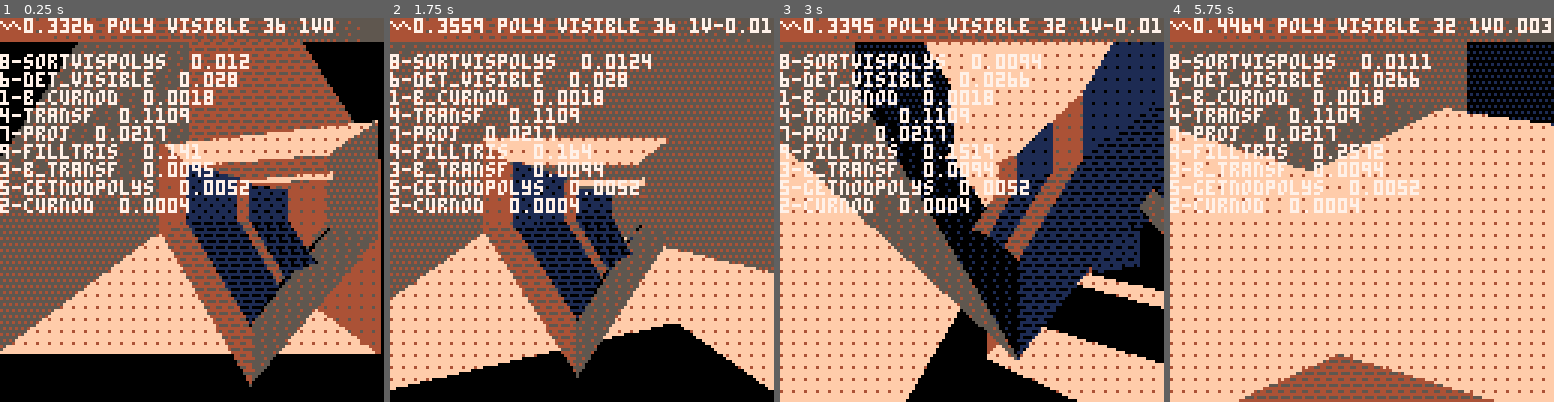
Above: before the commit, frames 1-4 (left to right).
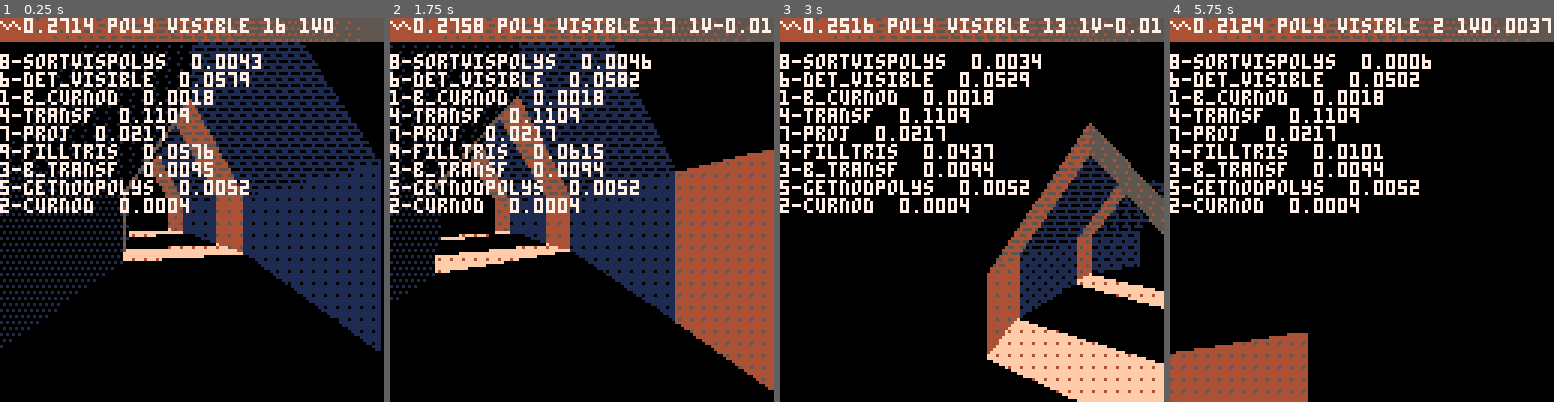
Above: after the commit, the same moments.

Repository: yourykiki/pico8
Game: PICO-8 cartridge temple.p8
Two runs of this game, one before a commit and one after it. Both use one fixed random seed, a clock stepped at 60 frames per second and the inputs below.
Inputs:
- Up to frame 1 (0.25 s): no input
- Up to frame 2 (1.75 s): hold Right from 1.6 s (still down)
- Up to frame 3 (3 s): release Right at 2.1 s; hold Up 2.15-2.42 s; hold Right from 2.47 s (still down)
- Up to frame 4 (5.75 s): release Right at 3.03 s; hold Left 3.08-3.58 s; hold Down 3.63-3.97 s; hold Right 4.02-4.68 s; hold Up 4.73-5.03 s; hold Left 5.08-5.68 s; hold Down from 5.73 s (still down)

The runs differ from the first frame. In frame 1, 63% of the frame differs, in the area x 0-100%, y 0-97%; in frame 2, 68%; in frame 3, 55%; in frame 4, 83%, in the area x 0-100%, y 0-100%.

Commit message:
half clip back

Diff:
--- a/temple.p8
+++ b/temple.p8
@@ -329,11 +329,10 @@
     poly[5],--col
     i}--idx normal
 
-   local tclips={polyidx}
---todo    t_clip({0,0,1},
---    {0,0,1},v_view,polyidx)
+   local tclips=t_clip({0,0,1},
+    {0,0,1},v_view,polyidx)
    for t in all(tclips) do
-    -- add clipped triangle
+    -- add clipped polygon
     local z=(v_view[t[1]][3]
      +v_view[t[2]][3]
      +v_view[t[3]][3]
@@ -592,67 +591,69 @@
 end
 
 function t_clip(
- v_pln,v_nrm,v_view,triidx)
-
- local tri,v_in,v_out={
- v_view[triidx[1]],
- v_view[triidx[2]],
- v_view[triidx[3]]},
+ v_pln,v_nrm,v_view,polyidx)
+
+ local poly,v_in,v_out={
+ v_view[polyidx[1]],
+ v_view[polyidx[2]],
+ v_view[polyidx[3]],
+ v_view[polyidx[4]]
+ },
  {},{}
 
  local pdot,d=
   v_dot(v_nrm,v_pln),{}
- for i=1,3 do
-  d[i]=v_dot(v_nrm,tri[i])-pdot
+ for i=1,4 do
+  d[i]=v_dot(v_nrm,poly[i])-pdot
   if d[i]>0 then
    add(v_in,i)
   else
    add(v_out,i)
   end
  end
- if (#v_in==3) return {triidx}
- if #v_in==1 and #v_out==2 then
+ if (#v_in==4) return {polyidx}
+--f if #v_in==1 and #v_out==2 then
   --make a new tri with
   --inside point and
   --new points
-  local v1,v2=
-   v_intsec(v_pln,v_nrm,tri[v_in[1]],tri[v_out[1]]),
-   v_intsec(v_pln,v_nrm,tri[v_in[1]],tri[v_out[2]])
-  idx1=max_vrtx+nb_clip+1
-  idx2=idx1+1
-  v_view[idx1],v_view[idx2]=
-   v1,v2
-  nb_clip+=2
-  return {
-   {triidx[v_in[1]],
-   idx1,
-   idx2,
-   triidx[4],
-   triidx[5]}
-  }
- end
- if #v_in==2 and #v_out==1 then
-  local v1,v2=
-   v_intsec(v_pln,v_nrm,tri[v_in[1]],tri[v_out[1]]),
-   v_intsec(v_pln,v_nrm,tri[v_in[2]],tri[v_out[1]])
-  idx1=max_vrtx+nb_clip+1
-  idx2=idx1+1
-  v_view[idx1],v_view[idx2]=
-   v1,v2
-  nb_clip+=2
-  return {
-   {triidx[v_in[1]],
-   triidx[v_in[2]],
-   idx1,
-   triidx[4],
-   triidx[5]},
-   {triidx[v_in[2]],
-   idx1,
-   idx2,
-   triidx[4],
-   triidx[5]}
-  }
- end
+--f  local v1,v2=
+--f   v_intsec(v_pln,v_nrm,tri[v_in[1]],tri[v_out[1]]),
+--f   v_intsec(v_pln,v_nrm,tri[v_in[1]],tri[v_out[2]])
+--f  idx1=max_vrtx+nb_clip+1
+--f  idx2=idx1+1
+--f  v_view[idx1],v_view[idx2]=
+--f   v1,v2
+--f  nb_clip+=2
+--f  return {
+--f   {triidx[v_in[1]],
+--f   idx1,
+--f   idx2,
+--f   triidx[4],
+--f   triidx[5]}
+--f  }
+--f end
+--f if #v_in==2 and #v_out==1 then
+--f  local v1,v2=
+--f   v_intsec(v_pln,v_nrm,tri[v_in[1]],tri[v_out[1]]),
+--f   v_intsec(v_pln,v_nrm,tri[v_in[2]],tri[v_out[1]])
+--f  idx1=max_vrtx+nb_clip+1
+--f  idx2=idx1+1
+--f  v_view[idx1],v_view[idx2]=
+--f   v1,v2
+--f  nb_clip+=2
+--f  return {
+--f   {triidx[v_in[1]],
+--f   triidx[v_in[2]],
+--f   idx1,
+--f   triidx[4],
+--f   triidx[5]},
+--f   {triidx[v_in[2]],
+--f   idx1,
+--f   idx2,
+--f   triidx[4],
+--f   triidx[5]}
+--f  }
+--f end
  return nil
 end
 
